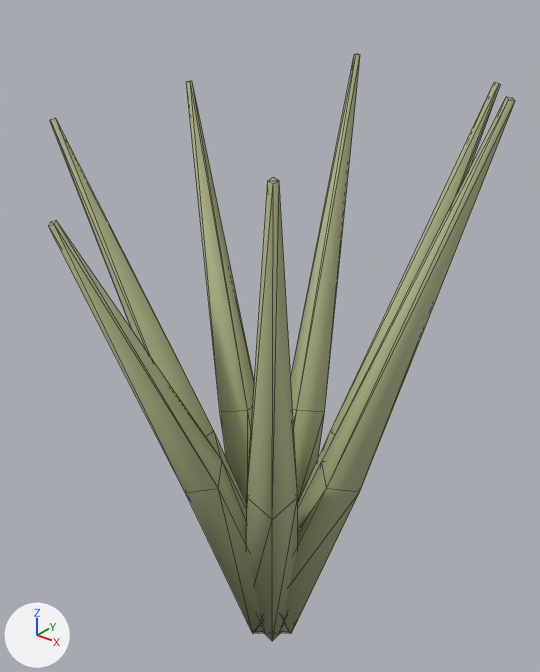
The glTF model aureole/assets/generated/grass.glb as it was, and as the next commit left it.
Rendered twice from a 50 mm camera at (0.119, -0.15, 0.2) aimed at (-0.003, 0.003, 0.105). The axes (+X, +Y, +Z) are drawn at lower left. The lights are the same throughout. The first picture is the older version. Mesh edges are drawn as thin lines.

The first picture shows 'Grass_leaf'.
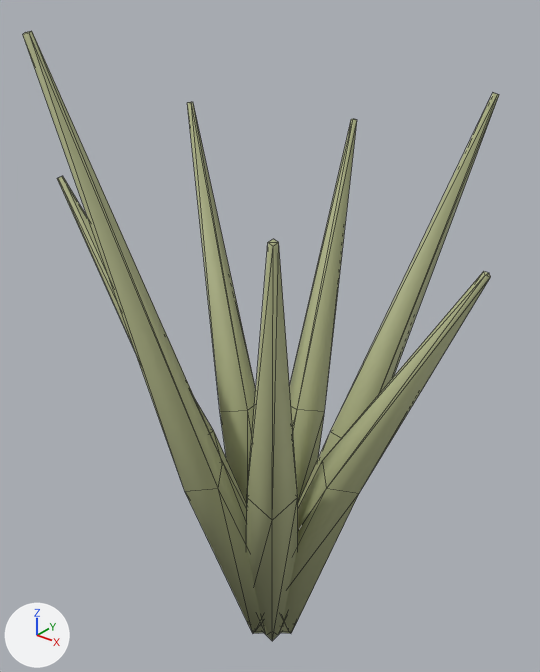
The change, as a diff of the scene's bpy script:
```diff
--- a/aureole/assets/generated/grass.glb.py
+++ b/aureole/assets/generated/grass.glb.py
@@ me_grass_leaf @@
 # used by ob_grass_leaf; location = (0.0, 0.0, 0.0)
 # before: 32 (-0.014, -0.058, 0.152) at pixel (50, 221), 33 (-0.014, -0.059, 0.151) at pixel (48, 225), 34 (-0.012, -0.059, 0.152) at pixel (54, 224)
 # before: 44 (-0.054, -0.025, 0.165) at pixel (54, 118), 45 (-0.055, -0.026, 0.164) at pixel (49, 120), 46 (-0.054, -0.027, 0.165) at pixel (50, 119)
 # before: 56 (-0.054, 0.027, 0.169) at pixel (192, 81), 57 (-0.055, 0.026, 0.169) at pixel (188, 82), 58 (-0.054, 0.025, 0.169) at pixel (186, 81), 59 (-0.053, 0.026, 0.169) at pixel (190, 80)
 # before: 68 (-0.012, 0.059, 0.177) at pixel (360, 54), 69 (-0.014, 0.059, 0.177) at pixel (358, 55), 70 (-0.014, 0.058, 0.177) at pixel (354, 54), 71 (-0.013, 0.058, 0.177) at pixel (356, 53)
-me_grass_leaf.from_pydata(...)  # 84 vertices, 140 faces; spans x -0.055..0.061, y -0.059..0.059, z -0.003..0.178
-me_grass_leaf.vertices[35].co = (-0.013, -0.058, 0.152)  # pixel (56, 220)
-me_grass_leaf.vertices[47].co = (-0.053, -0.026, 0.165)  # pixel (55, 117)
+me_grass_leaf.from_pydata(...)  # 84 vertices, 140 faces; spans x -0.055..0.061, y -0.059..0.059, z -0.003..0.19
+# me_grass_leaf part 1: all 4 vertices in x 0.059..0.061, y -0.001..0.001, z 0.177..0.178 are moved by (0.0, 0.0, -0.037)
+# me_grass_leaf part 2: all 4 vertices in x 0.037..0.038, y -0.048..-0.046, z 0.166..0.167 are moved by (0.0, 0.0, -0.011)
+# me_grass_leaf part 3: all 4 vertices in x 0.037..0.038, y 0.046..0.048, z 0.173..0.174 are moved by (0.0, 0.0, -0.003)
+# me_grass_leaf part 4
+for i in [32, 33, 34]: me_grass_leaf.vertices[i].co += Vector((0.0, 0.0, 0.038))
+me_grass_leaf.vertices[35].co = (-0.013, -0.058, 0.19)  # pixel (31, 30)
+# me_grass_leaf part 5
+for i in [44, 45, 46]: me_grass_leaf.vertices[i].co += Vector((0.0, 0.0, -0.016))
+me_grass_leaf.vertices[47].co = (-0.053, -0.026, 0.149)  # pixel (62, 175)
+# me_grass_leaf part 6
+for i in [*range(56, 60)]: me_grass_leaf.vertices[i].co += Vector((0.0, 0.0, -0.006))
+# me_grass_leaf part 7
+for i in [*range(68, 72)]: me_grass_leaf.vertices[i].co += Vector((0.0, 0.0, -0.019))
 me_grass_leaf.materials.append(mat_leaf)
```

Location of each change, [x1, y1, x2, y2] in pixels of the pictures (540 x 672 px; the box of a moved part takes in the faces that stretch with it):
'Grass_leaf', reshaped: before [48, 54, 515, 641]; after [23, 31, 499, 641]
part 1 of me_grass_leaf, moved or reshaped: before [322, 97, 515, 492]; after [323, 271, 491, 493]
part 2 of me_grass_leaf, moved or reshaped: before [247, 178, 298, 520]; after [247, 239, 298, 520]
part 3 of me_grass_leaf, moved or reshaped: before [331, 83, 500, 435]; after [331, 93, 499, 438]
part 4 of me_grass_leaf, moved or reshaped: before [48, 221, 222, 492]; after [23, 31, 223, 491]
part 5 of me_grass_leaf, moved or reshaped: before [50, 118, 214, 436]; after [57, 176, 214, 433]
part 6 of me_grass_leaf, moved or reshaped: before [186, 81, 254, 412]; after [187, 102, 256, 412]
part 7 of me_grass_leaf, moved or reshaped: before [291, 54, 360, 412]; after [290, 119, 357, 412]
